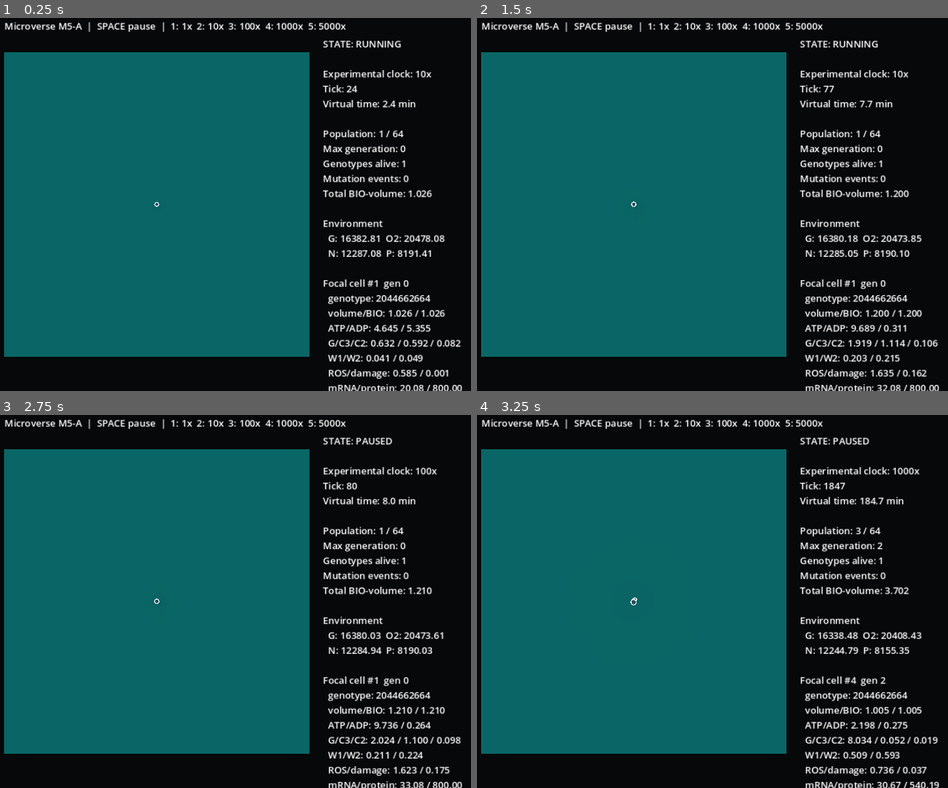
Above: before the commit, frames 1-4 (two rows, left to right).
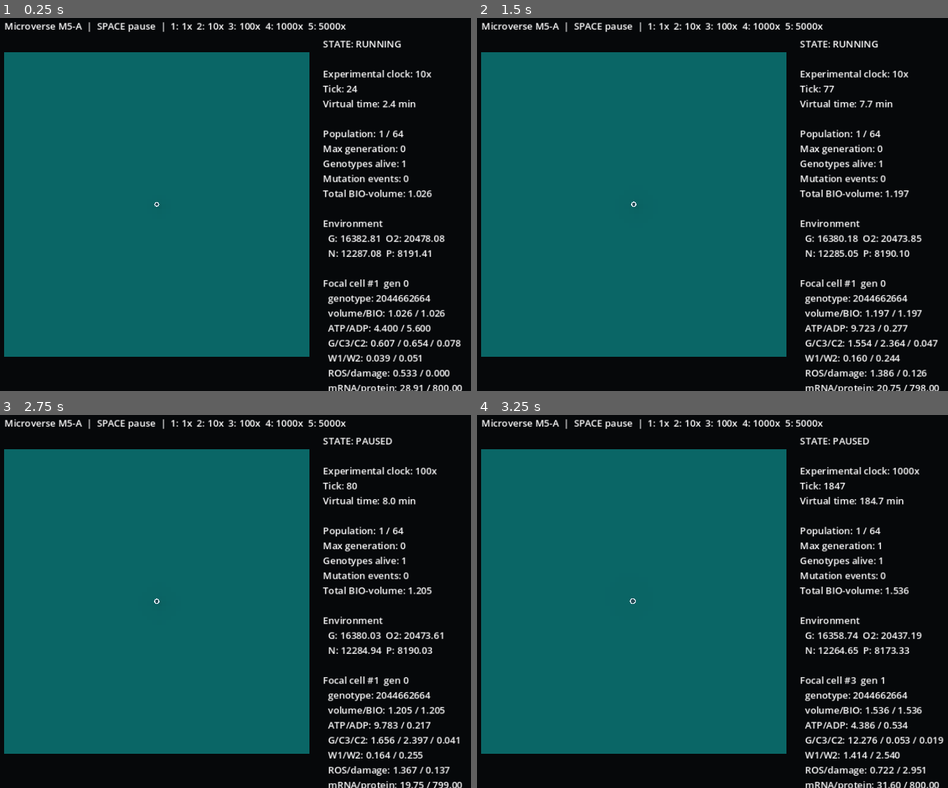
Above: after the commit, the same moments.

Repository: Feynman26/Microverse
Game: Godot game, scene res://src/ui/main.tscn
Same seed, same stepped clock (60 frames per second), same inputs: the game is played once before the commit and once after it.
Inputs:
- Up to frame 1 (0.25 s): no input
- Up to frame 2 (1.5 s): tap Enter at 0.5 s; tap 1 at 0.6 s; tap Space at 0.77, 1.25 s; tap 2 at 1.35 s
- Up to frame 3 (2.75 s): tap Space at 1.52 s; tap Enter at 2 s; tap 3 at 2.1 s
- Up to frame 4 (3.25 s): tap Space at 2.75, 3.02 s; tap 4 at 2.85 s

The runs differ from the first frame. In frame 1, 0.3% of the frame differs, in the area x 80-98%, y 82-100%; in frame 2, 0.6%; in frame 3, 0.5%; in frame 4, 1.0%, in the area x 32-100%, y 30-100%.

Commit message:
fix: make Poisson draws stream-stable across lambda changes

Diff:
--- a/src/core/deterministic_rng.gd
+++ b/src/core/deterministic_rng.gd
@@ -18,32 +18,36 @@
 func randi_range(from: int, to: int) -> int:
 	return _rng.randi_range(from, to)
 
-# Exact Knuth sampler for the small event intensities used by M5 gene
-# expression. Large lambda is decomposed into independent chunks so the method
-# remains numerically well behaved without introducing a second RNG or a
-# platform-dependent Gaussian approximation.
+# Exact inverse-CDF Poisson sampler for the small event intensities used by M5.
+# Crucially, each poisson() call consumes exactly one uniform RNG draw regardless
+# of lambda or realized event count. The former Knuth loop consumed a variable
+# number of uniforms, so a regulatory mutation that changed one transcription
+# lambda also phase-shifted the random stream seen by unrelated downstream genes.
+# That was a reproducible but nonlocal stochastic artifact, not molecular
+# biology. Fixed draw cardinality preserves common-noise pairing and keeps a
+# local kinetic change local in the RNG schedule.
+#
+# M5 event lambdas are far below the numerical-risk regime for inverse CDF. A
+# conservative upper guard makes that assumption explicit instead of silently
+# switching to a second approximation with different draw cardinality.
 func poisson(lambda_value: float) -> int:
 	assert(lambda_value >= 0.0)
 	if lambda_value <= 0.0:
 		return 0
-	var remaining: float = lambda_value
-	var result: int = 0
-	while remaining > 20.0:
-		result += _poisson_small(20.0)
-		remaining -= 20.0
-	result += _poisson_small(remaining)
-	return result
-
-func _poisson_small(lambda_value: float) -> int:
-	if lambda_value <= 0.0:
-		return 0
-	var threshold: float = exp(-lambda_value)
-	var product: float = 1.0
+	assert(lambda_value <= 100.0, "Exact one-draw Poisson currently supports lambda <= 100")
+	var u: float = clampf(_rng.randf(), 0.0, 1.0 - 1e-15)
+	var probability: float = exp(-lambda_value)
+	var cumulative: float = probability
 	var k: int = 0
-	while product > threshold:
+	while u > cumulative:
 		k += 1
-		product *= maxf(_rng.randf(), 1e-15)
-	return k - 1
+		probability *= lambda_value / float(k)
+		cumulative += probability
+		# Defensive numerical escape. For supported lambda this should only be
+		# reached in the extreme upper tail after cumulative is effectively one.
+		if probability <= 1e-16 and cumulative >= 1.0 - 1e-14:
+			break
+	return k
 
 func get_state() -> int:
 	return _rng.state
